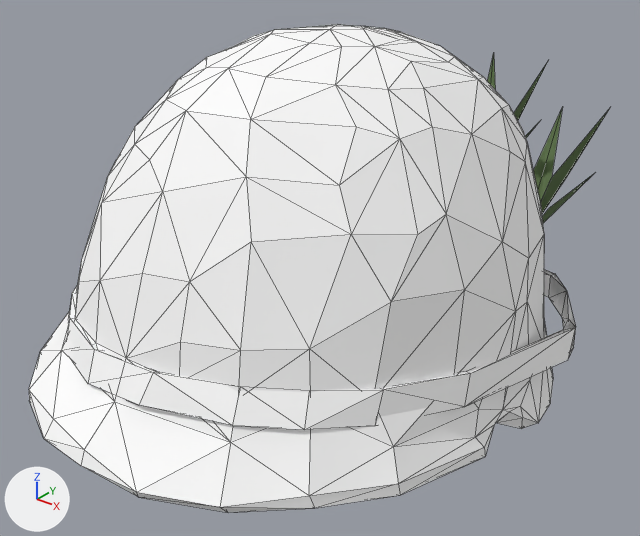
The glTF model assets/us/props/helmets/m1_foliage.glb: old version first, new version second.
Both versions are drawn from a 50 mm camera at (0.256, -0.317, 0.175) aimed at (-0.004, 0.008, -0.026). The axes (+X, +Y, +Z) are drawn at lower left. The lights are the same throughout. The older version comes first. Mesh edges are drawn as thin lines. Where no turn or scale is listed for an object, it has been applied to the vertices. Vertices at exactly the same position are counted once.

Names of what the first picture shows: 'helmet_foliage_band', 'helmet_foliage_cover', 'helmet_foliage_foliage' and 1 more.
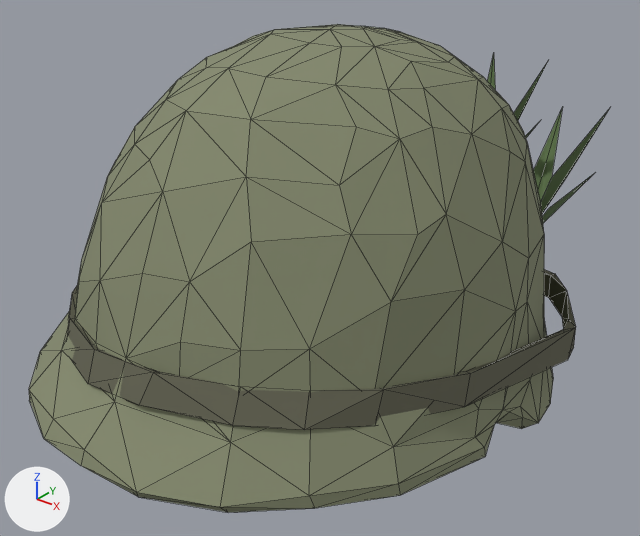
Boxes (x1, y1, x2, y2) around the edits, measured in the pictures (640 x 536 px):
'helmet_foliage_cover', recoloured (white to greyish green): (29, 24, 553, 512) in both
'helmet_foliage_band', recoloured, shading changed (darker): (67, 269, 576, 430) in both
part 1 of me_helmet_foliage_band, shading changed: (551, 274, 576, 359) in both

Patch to the scene script:
```diff
--- a/assets/us/props/helmets/m1_foliage.glb.py
+++ b/assets/us/props/helmets/m1_foliage.glb.py
@@ mat_webbing @@
 mat_webbing = principled_material('Webbing')
-mat_webbing.base_color = (1.0, 1.0, 1.0)  # white #ffffff
+mat_webbing.base_color = (0.121, 0.121, 0.081)  # dark yellow #626250
 mat_webbing.roughness = 0.95
@@ mat_mitchellfaded @@
 mat_mitchellfaded = principled_material('MitchellFaded')
-mat_mitchellfaded.base_color = (1.0, 1.0, 1.0)  # white #ffffff
+mat_mitchellfaded.base_color = (0.229, 0.249, 0.154)  # greyish green #84896d
 mat_mitchellfaded.roughness = 0.95
@@ me_helmet_foliage_band @@
 me_helmet_foliage_band.from_pydata(...)  # 70 vertices, 140 faces; spans x -0.111..0.111, y -0.13..0.143, z -0.041..0.009
 # used by ob_helmet_foliage_band; location = (0.0028, -0.001, -0.0253)
+# me_helmet_foliage_band part 1: 10 of the faces centred in x -0.014..0.109, y 0.069..0.143, z -0.041..-0.022 are now shaded flat
 me_helmet_foliage_band.materials.append(mat_webbing)
```
